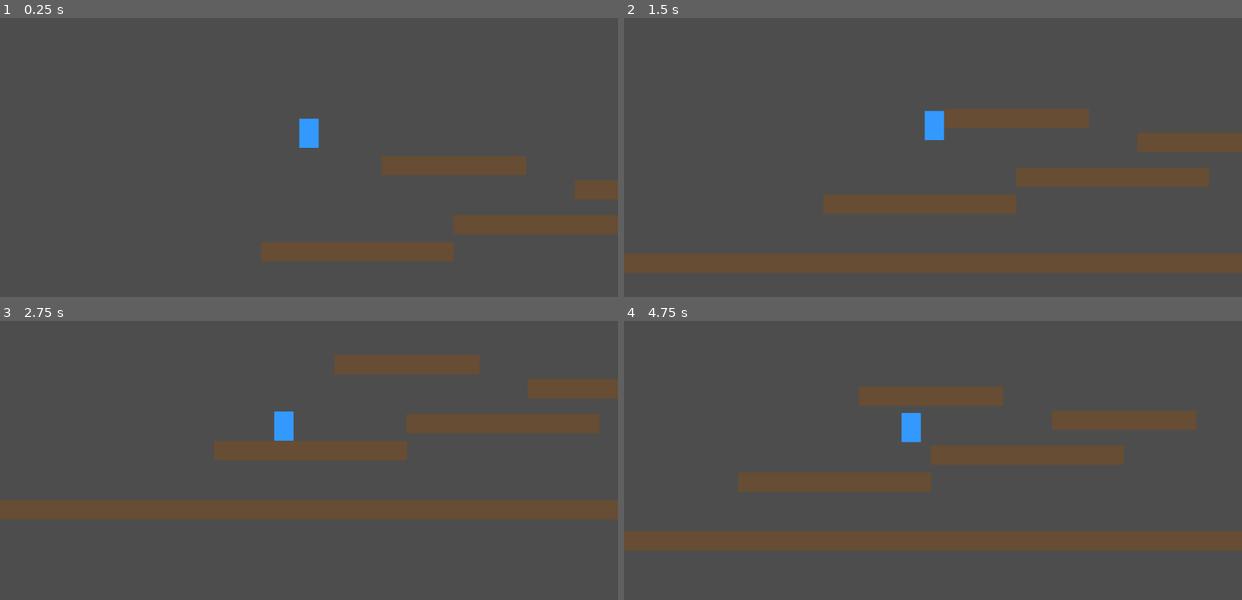
Above: before the commit, frames 1-4 (two rows, left to right).
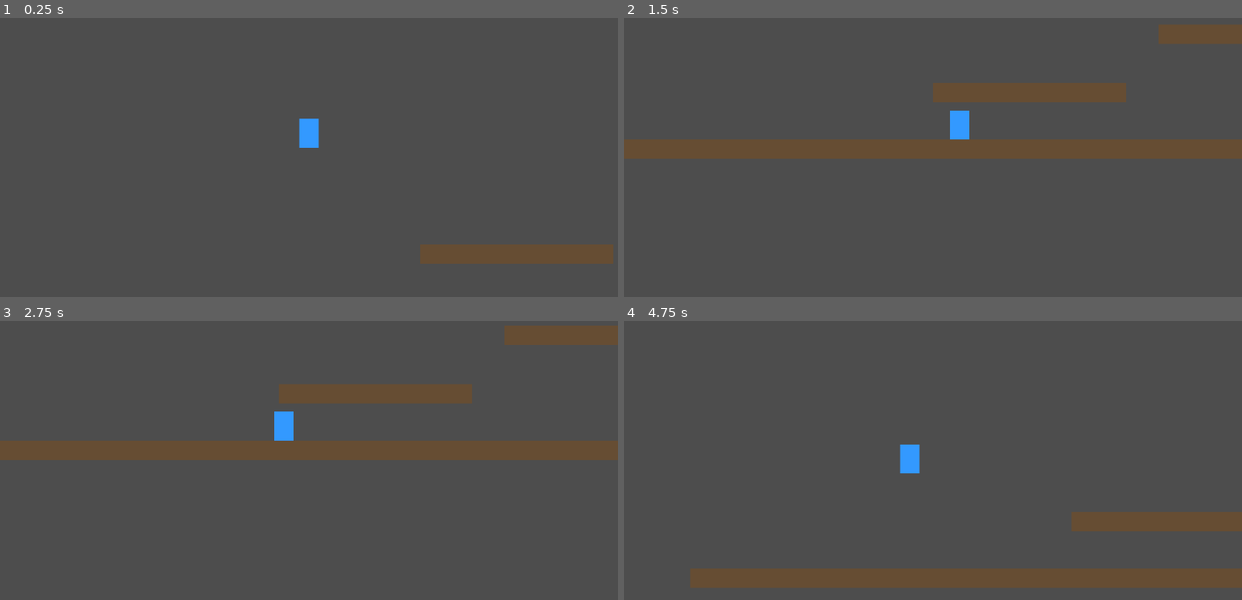
Above: after the commit, the same moments.

Repository: ShadowKnight-13/Platformer-Game
Game: Godot game, scene res://Main.tscn
The game is run twice, just before and just after one commit, with the same random seed, the same clock (stepped at 60 frames per second) and the same inputs.
Inputs:
- Up to frame 1 (0.25 s): no input
- Up to frame 2 (1.5 s): hold D (move_right) from 0.53 s (still down); tap Space (jump) at 0.77 s
- Up to frame 3 (2.75 s): tap Space (jump) at 1.52 s; release D (move_right) at 2.03 s; hold A (move_left) from 2.03 s (still down)
- Up to frame 4 (4.75 s): release A (move_left) at 2.78 s; hold D (move_right) 2.78-4.28 s; tap Space (jump) at 3.02, 3.77, 4.52 s; tap L (kill_player, bound only after the commit) at 4.15 s; hold A (move_left) from 4.28 s (still down)

The runs differ from the first frame. In frame 1, 7.4% of the frame differs, in the area x 42-100%, y 49-89%; in frame 2, 22%; in frame 3, 19%; in frame 4, 23%, in the area x 0-100%, y 23-96%.

Commit message:
basic health system
added health variables and a kill command if L is pressed

Diff:
--- a/Level.tscn
+++ b/Level.tscn
@@ -9,17 +9,17 @@
 scale = Vector2(10, 1)
 
 [node name="Platform1" parent="." instance=ExtResource("1_qw8cm")]
-position = Vector2(300, 478)
+position = Vector2(630, 483)
 scale = Vector2(2, 1)
 
 [node name="Platform2" parent="." instance=ExtResource("1_qw8cm")]
-position = Vector2(699, 422)
+position = Vector2(1097, 362)
 scale = Vector2(2, 1)
 
 [node name="Platform3" parent="." instance=ExtResource("1_qw8cm")]
-position = Vector2(500, 300)
+position = Vector2(2018, 154)
 scale = Vector2(1.5, 1)
 
 [node name="Platform4" parent="." instance=ExtResource("1_qw8cm")]
-position = Vector2(900, 350)
+position = Vector2(1582, 255)
 scale = Vector2(1.5, 1)
--- a/Player.gd
+++ b/Player.gd
@@ -1,11 +1,23 @@
 extends CharacterBody2D
+
 
 const SPEED = 300.0
 const JUMP_VELOCITY = -500.0
 
 # Get the gravity from the project settings to be synced with RigidBody nodes.
 var gravity = ProjectSettings.get_setting("physics/2d/default_gravity")
+var health = 3
 
+
+
+func player_death():
+	if health == 0:
+		queue_free()
+		get_tree().reload_current_scene()
+
+func kill_player():
+	if Input.is_action_just_pressed("kill_player"):
+		health = 0
 
 func _physics_process(delta):
 	# Add the gravity.
@@ -24,3 +36,5 @@
 		velocity.x = move_toward(velocity.x, 0, SPEED)
 
 	move_and_slide()
+	player_death()
+	kill_player()
--- a/Player.tscn
+++ b/Player.tscn
@@ -1,12 +1,11 @@
 [gd_scene load_steps=3 format=3 uid="uid://dgrq8cggm37yk"]
 
-[ext_resource type="Script" path="res://Player.gd" id="1_8y7yc"]
+[ext_resource type="Script" uid="uid://dl3hynw85ktt4" path="res://Player.gd" id="1_8y7yc"]
 
 [sub_resource type="RectangleShape2D" id="RectangleShape2D_v6p7n"]
 size = Vector2(40, 60)
 
 [node name="Player" type="CharacterBody2D"]
-collision_layer = 1
 collision_mask = 3
 script = ExtResource("1_8y7yc")
 
--- /dev/null
+++ b/health.gd
@@ -0,0 +1,19 @@
+extends Node
+
+signal health_changed
+
+var player_health = 0
+@export var max_player_health = 3
+
+func _ready():
+	player_health = max_player_health
+
+func take_damage(amount):
+	player_health -= amount
+	player_health = max(0, player_health)
+	emit_signal("health_changed", player_health)
+
+func heal(amount):
+	player_health += amount
+	player_health = min(player_health, max_player_health)
+	emit_signal("health_changed", player_health)
--- a/project.godot
+++ b/project.godot
@@ -42,6 +42,11 @@
 , Object(InputEventKey,"resource_local_to_scene":false,"resource_name":"","device":-1,"window_id":0,"alt_pressed":false …(186 unchanged characters)…
 ]
 }
+kill_player={
+"deadzone": 0.2,
+"events": [Object(InputEventKey,"resource_local_to_scene":false,"resource_name":"","device":0,"window_id":0,"alt_pressed":false,"shift_pressed":false,"ctrl_pressed":false,"meta_pressed":false,"pressed":false,"keycode":0,"physical_keycode":76,"key_label":0,"unicode":0,"location":0,"echo":false,"script":null)
+]
+}
 
 [layer_names]
 
Not shown, added: health.gd.uid
